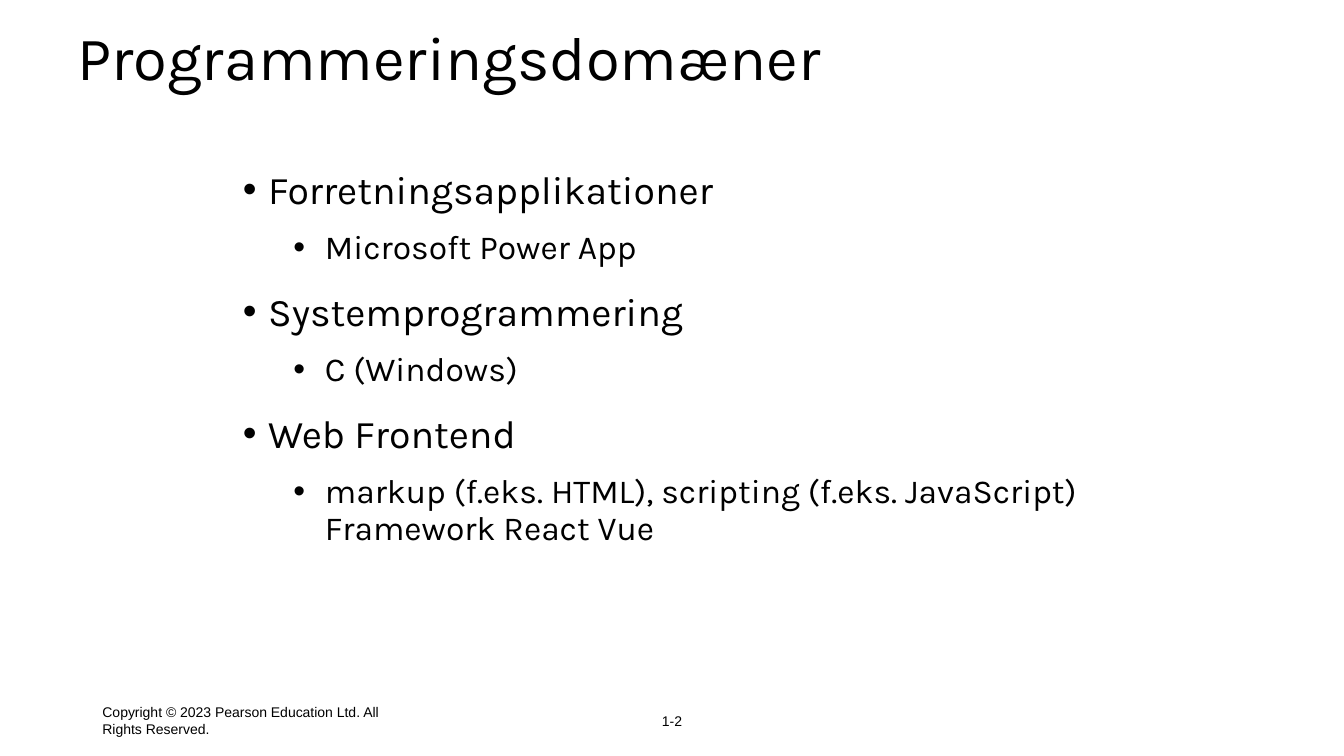
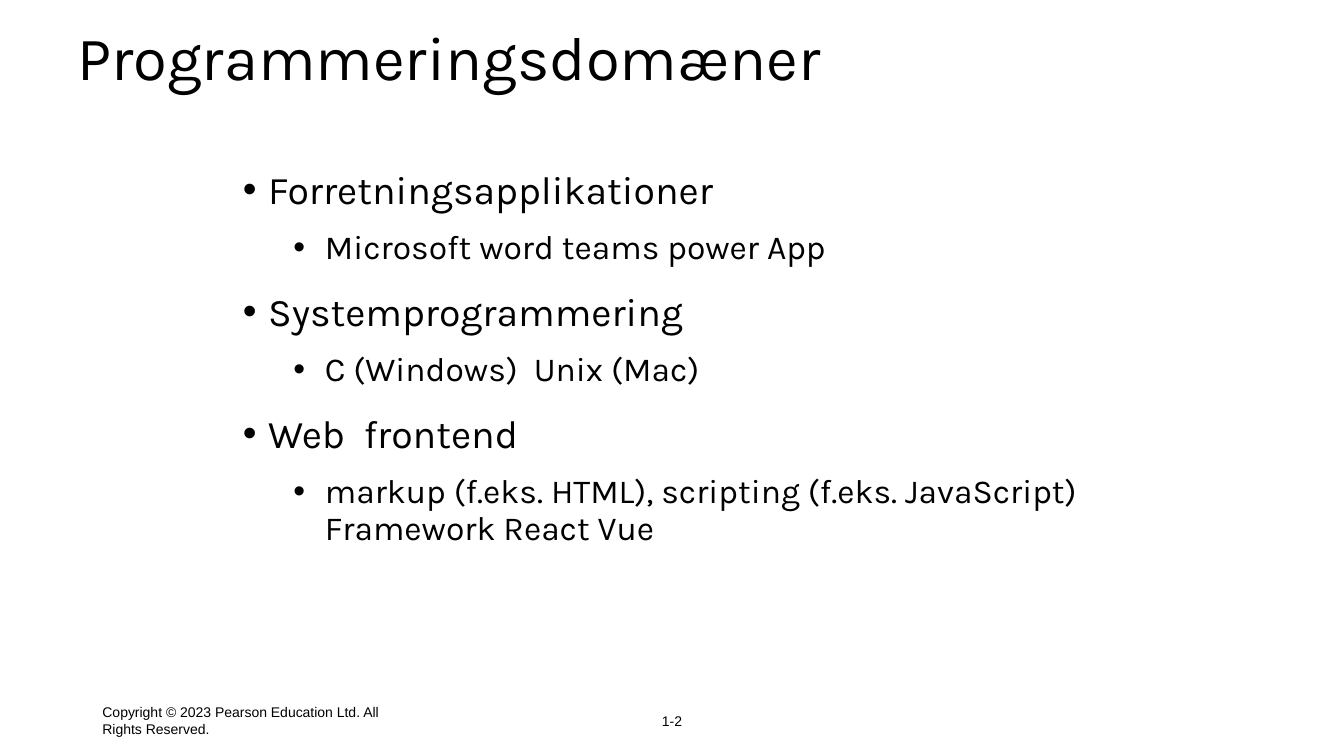
Before and after one commit to xbibogo/MMD24, a slide deck: slide 2 of semester2 PPT/Uge8_JSDay1.pptx. Drawn at 1344x756 pixels with LibreOffice and Linux fonts; fonts in the diff are those of the drawing. Boxes give left, top, right and bottom in pixels: in the first picture for what was removed or moved away, otherwise in the second. Text is boxed around its words. In the diff, an @@ line names an element or a change of style, - is before the commit and + after.

```diff
--- a/semester2 PPT/Uge8_JSDay1.pptx
+++ b/semester2 PPT/Uge8_JSDay1.pptx
@@ text at [325,236,826,267]: text changed @@
-  • Microsoft Power App
+  • Microsoft word teams power App
@@ text at [268,356,699,449]: text changed; size 28 to 24 pt @@
-  • C (Windows)
-• Web Frontend
+  • C (Windows) Unix (Mac)
+• Web frontend
```
Also in this commit, not shown: 5 other slides changed, 6 slides added.
